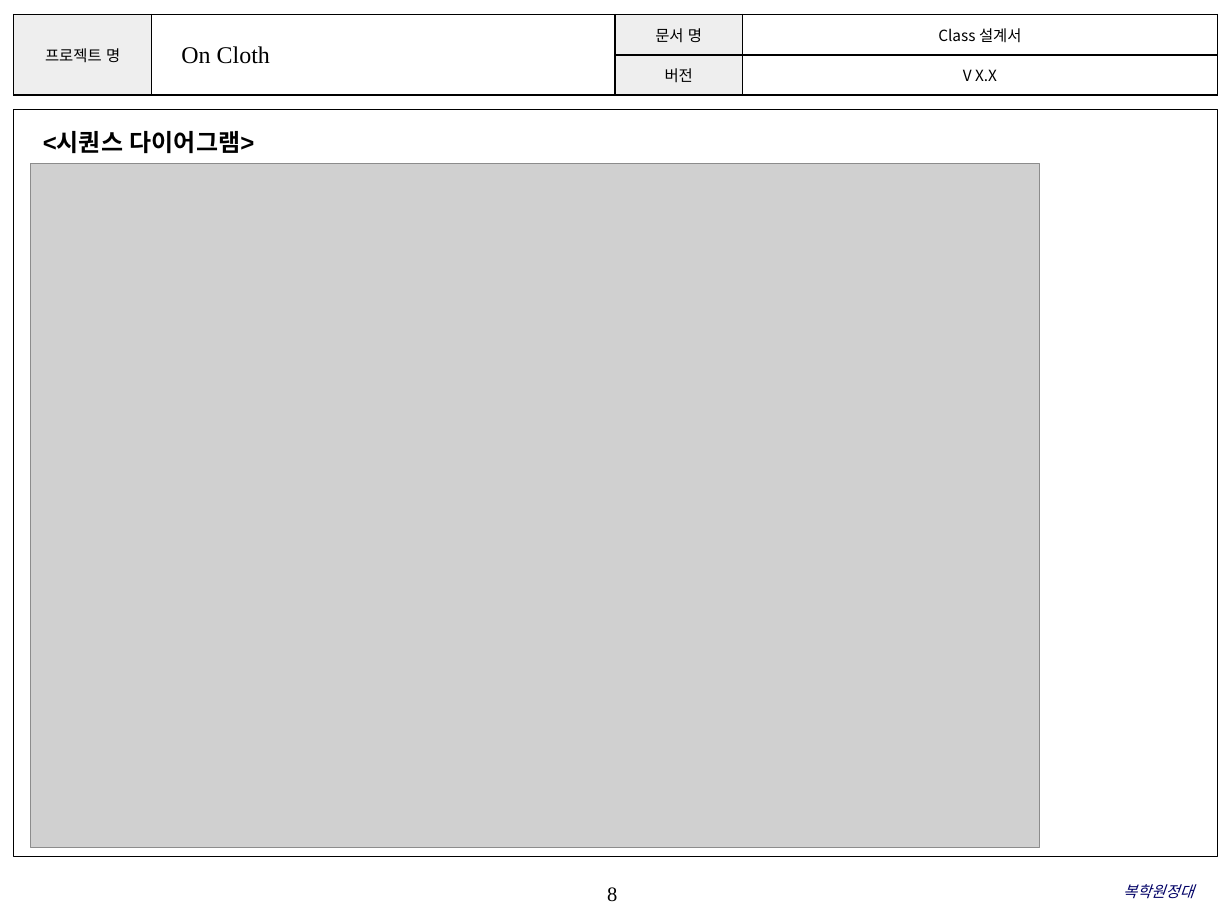
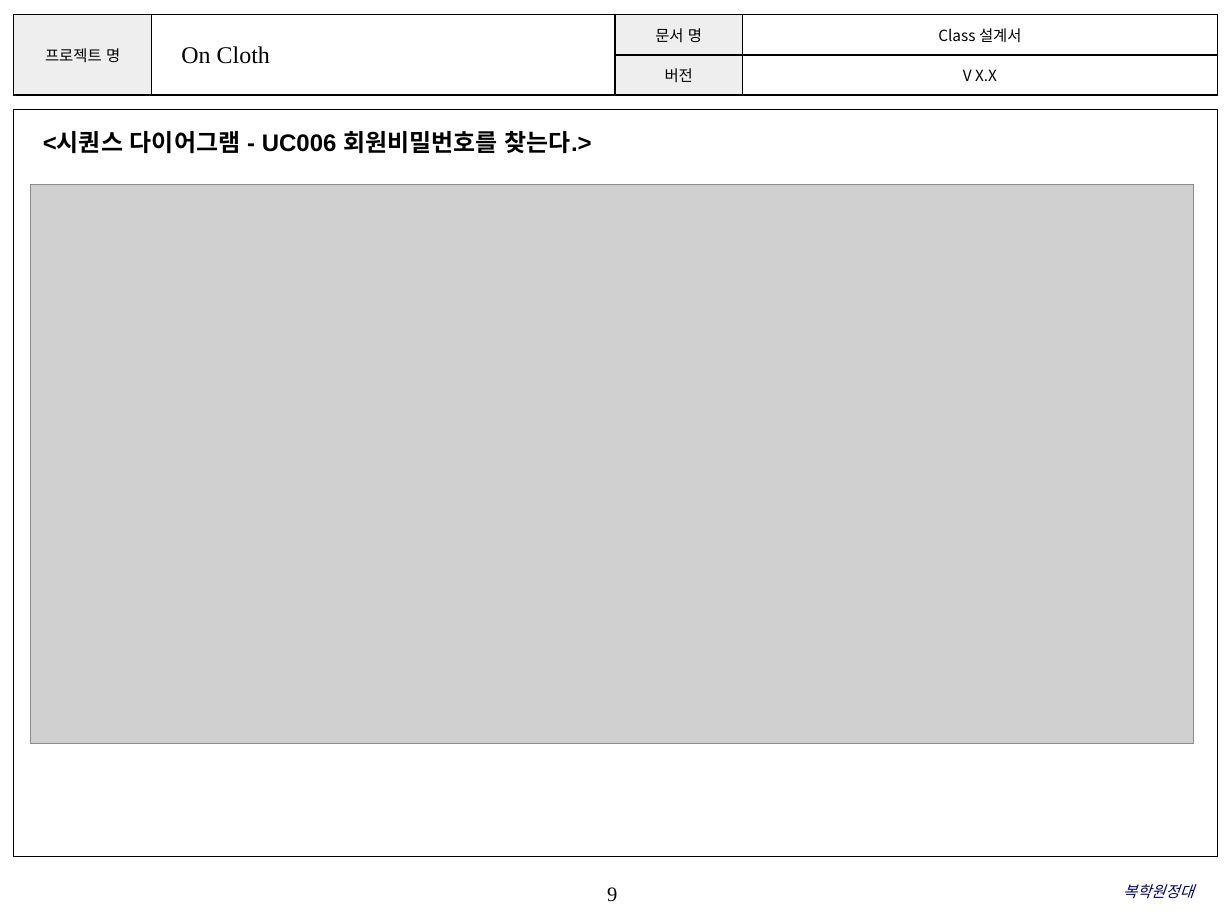
Before and after one commit to ParkSaeHyun/SoftwareEngineering, a slide deck: slide 9 of design/클래스다이어그램.pptx (slide 8 before the commit). Drawn at 1232x924 pixels with LibreOffice and Linux fonts; fonts in the diff are those of the drawing; grey boxes stand for pictures; background and template pictures are left out. Boxes give left, top, right and bottom in pixels: in the first picture for what was removed or moved away, otherwise in the second. Text is boxed around its words. In the diff, an @@ line names an element or a change of style, - is before the commit and + after.

Commit message:
요구사항명세서105수정 클래스다이어그램ppt 수정

```diff
--- a/design/클래스다이어그램.pptx
+++ b/design/클래스다이어그램.pptx
@@ text at [43, 131, 592, 153]: text changed @@
-<시퀀스 다이어그램>
+<시퀀스 다이어그램 - UC006 회원비밀번호를 찾는다.>
@@ picture: place and size @@
-picture at [31, 164, 1040, 848]
+picture at [31, 184, 1194, 743]
@@ page number at [607, 887, 617, 902]: text changed @@
-8
+9
```
Also in this commit, not shown: 20 other slides changed, 1 slide added, 1 other file.
